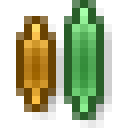
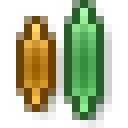
Layers edited between the first and the second 128 x 128 image:
pixels changed over box(16, 0, 104, 120) (layer not identified)
